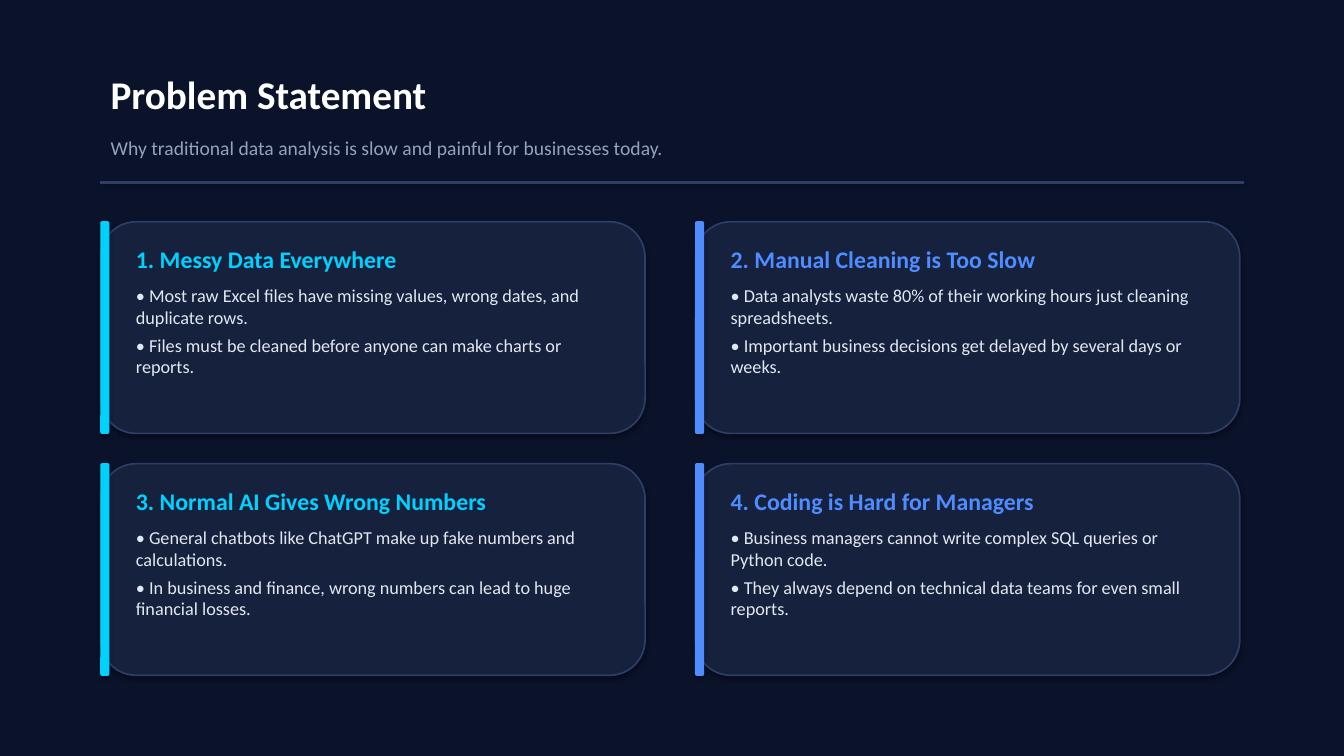
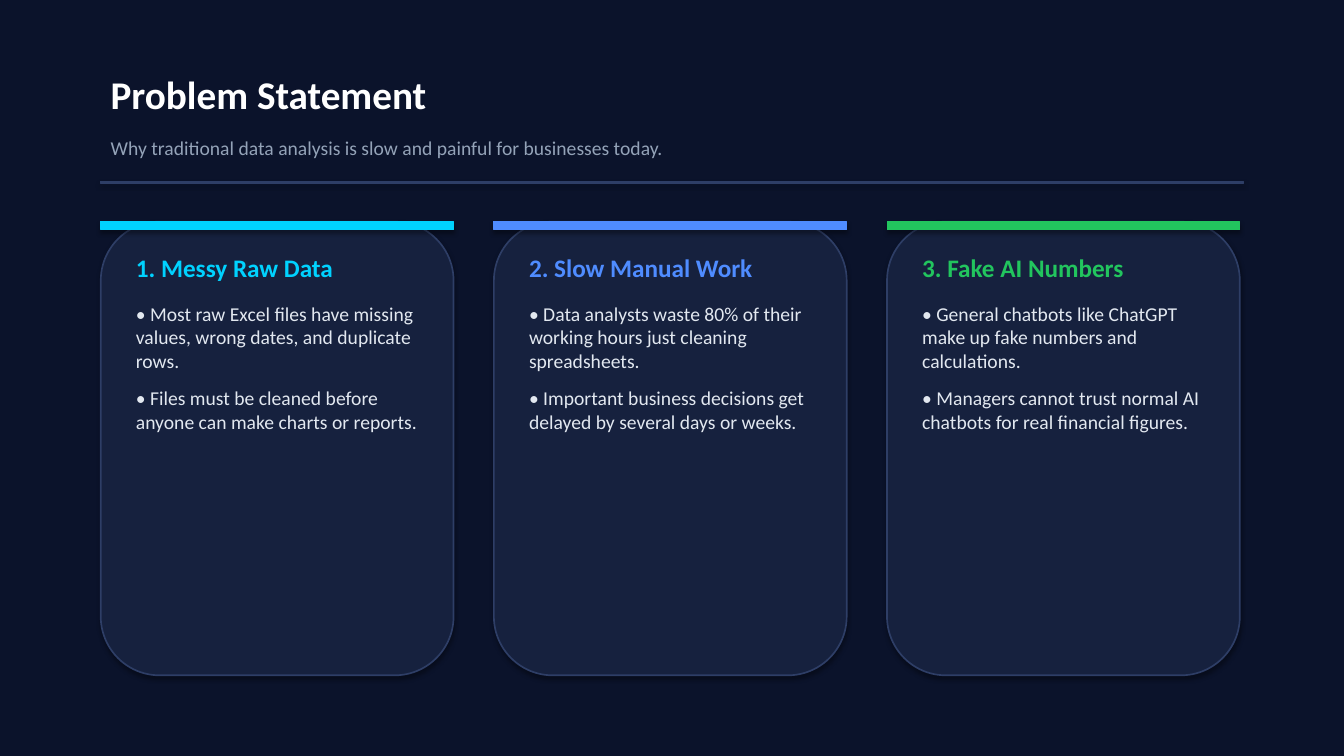
Before and after one commit to bommisettydattasaimanikanta/insightX-ai, a slide deck: slide 2 of InsightX_AI_Project_Presentation.pptx. Drawn at 1344x756 pixels with LibreOffice and Linux fonts; fonts in the diff are those of the drawing. Boxes give left, top, right and bottom in pixels: in the first picture for what was removed or moved away, otherwise in the second. Text is boxed around its words. In the diff, an @@ line names an element or a change of style, - is before the commit and + after.

```diff
--- a/InsightX_AI_Project_Presentation.pptx
+++ b/InsightX_AI_Project_Presentation.pptx
@@ rounded rectangle: place and size @@
-rounded rectangle at <box>101,222,645,434</box>
+rounded rectangle at <box>101,222,454,676</box>
@@ rounded rectangle removed at <box>101,222,109,434</box> @@
@@ rectangle added at <box>101,222,454,230</box>, fill #00D2FF, outline #00D2FF 0.75 pt @@
@@ rounded rectangle: place and size @@
-rounded rectangle at <box>696,222,1240,434</box>
+rounded rectangle at <box>494,222,847,676</box>
@@ rectangle added at <box>494,222,847,230</box>, fill #4F8CFF, outline #4F8CFF 0.75 pt @@
@@ rounded rectangle removed at <box>696,222,704,434</box> @@
@@ rounded rectangle: place and size @@
-rounded rectangle at <box>101,464,645,676</box>
+rounded rectangle at <box>887,222,1240,676</box>
@@ rectangle added at <box>887,222,1240,230</box>, fill #22C55E, outline #22C55E 0.75 pt @@
@@ text "1. Messy Raw Data": place and size @@
-text "1. Messy Raw Data" at <box>136,251,579,376</box>
+text "1. Messy Raw Data" at <box>136,260,417,432</box>
@@ text at <box>136,260,333,281</box>: text changed; size 17 to 18 pt @@
-1. Messy Data Everywhere
+1. Messy Raw Data
@@ text "2. Slow Manual Work": place and size @@
-text "2. Slow Manual Work" at <box>731,251,1188,373</box>
+text "2. Slow Manual Work" at <box>529,259,804,432</box>
@@ text at <box>529,259,752,277</box>: text changed; size 17 to 18 pt @@
-2. Manual Cleaning is Too Slow
+2. Slow Manual Work
@@ text "3. Fake AI Numbers": place and size @@
-text "3. Fake AI Numbers" at <box>136,493,575,615</box>
+text "3. Fake AI Numbers" at <box>922,259,1199,433</box>
@@ text at <box>922,259,1123,277</box>: text changed; size 17 to 18 pt; text colour #00D2FF to #22C55E @@
-3. Normal AI Gives Wrong Numbers
+3. Fake AI Numbers
@@ text at <box>136,307,417,432</box>: size 13 to 14 pt in "• Most raw Excel files have missing ...", "• Files must be cleaned before anyone ..."; more space between paragraphs @@
@@ text at <box>529,307,804,432</box>: size 13 to 14 pt in "• Data analysts waste 80% of their ...", "• Important business decisions get delayed by ..."; more space between paragraphs @@
@@ text at <box>922,307,1178,368</box>: size 13 to 14 pt in "• General chatbots like ChatGPT make up ..."; more space between paragraphs @@
@@ text at <box>922,391,1199,433</box>: text changed; size 13 to 14 pt @@
-• In business and finance, wrong numbers can lead to huge financial losses.
+• Managers cannot trust normal AI chatbots for real financial figures.
@@ rounded rectangle removed at <box>101,464,109,676</box> @@
@@ rounded rectangle removed at <box>696,464,1240,676</box> @@
@@ rounded rectangle removed at <box>696,464,704,676</box> @@
@@ text removed at <box>731,493,1180,618</box> @@
-4. Coding is Hard for Managers
-• Business managers cannot write complex SQL queries or Python code.
-• They always depend on technical data teams for even small reports.
```
Also in this commit, not shown: 9 other slides changed, 2 other files.
